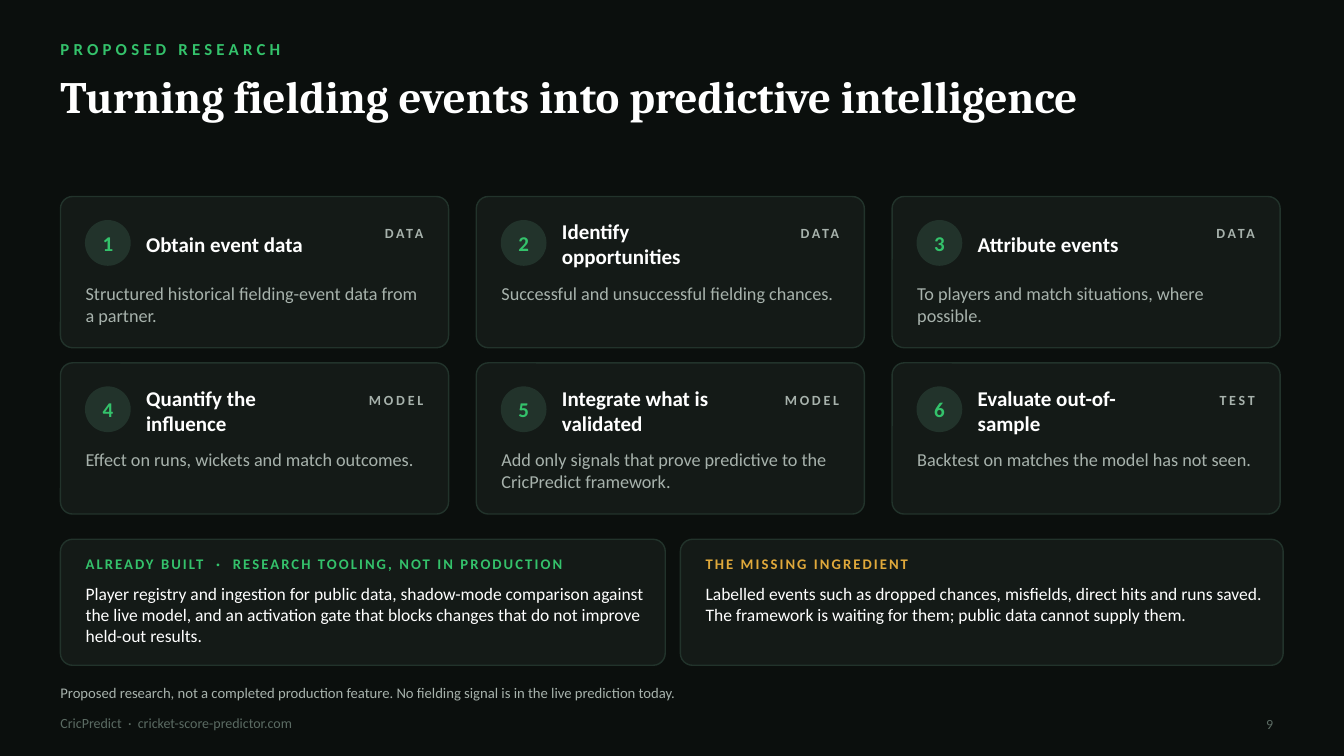
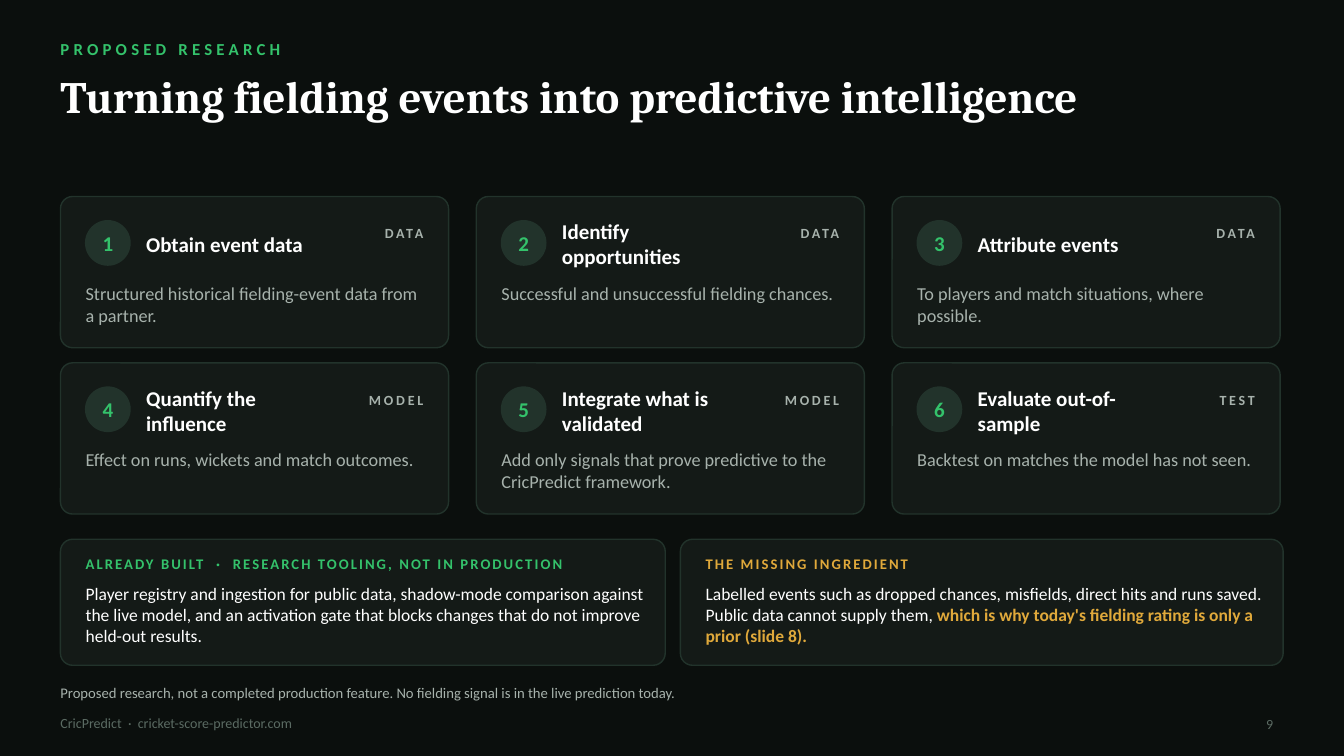
Before and after one commit to econsmaestro/cricket-score-predictor, a slide deck: slide 9 of presentation/CricPredict_Cricketviz.pptx. Drawn at 1344x756 pixels with LibreOffice and Linux fonts; fonts in the diff are those of the drawing. Boxes give left, top, right and bottom in pixels: in the first picture for what was removed or moved away, otherwise in the second. Text is boxed around its words. In the diff, an @@ line names an element or a change of style, - is before the commit and + after.

```diff
--- a/presentation/CricPredict_Cricketviz.pptx
+++ b/presentation/CricPredict_Cricketviz.pptx
@@ text at bbox=[706, 588, 1262, 645]: text changed @@
-Labelled events such as dropped chances, misfields, direct hits and runs saved. The framework is waiting for them; public data cannot supply them.
+Labelled events such as dropped chances, misfields, direct hits and runs saved. Public data cannot supply them, which is why today's fielding rating is only a prior (slide 8).
```
Also in this commit, not shown: 2 other files.
